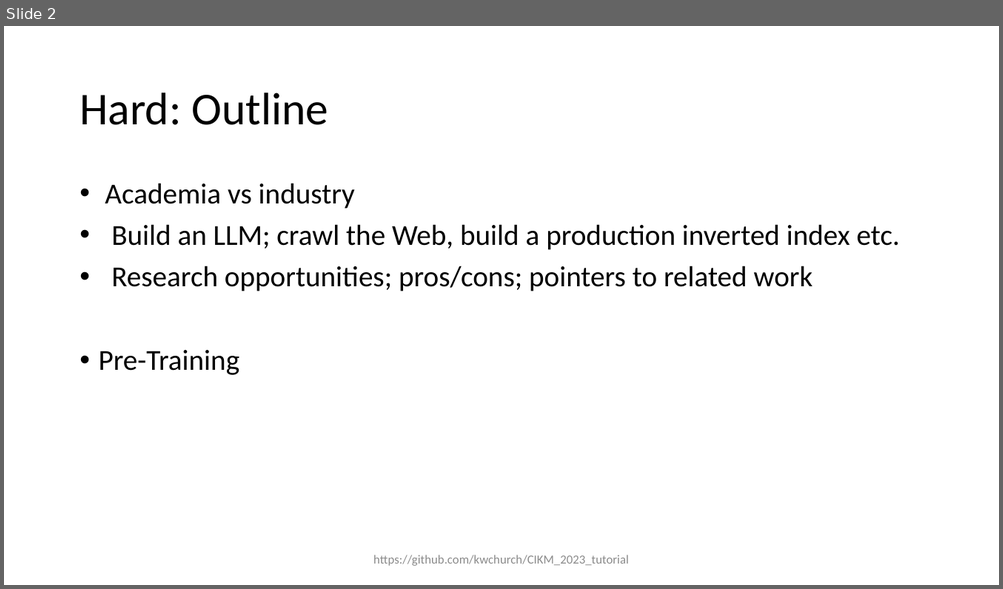
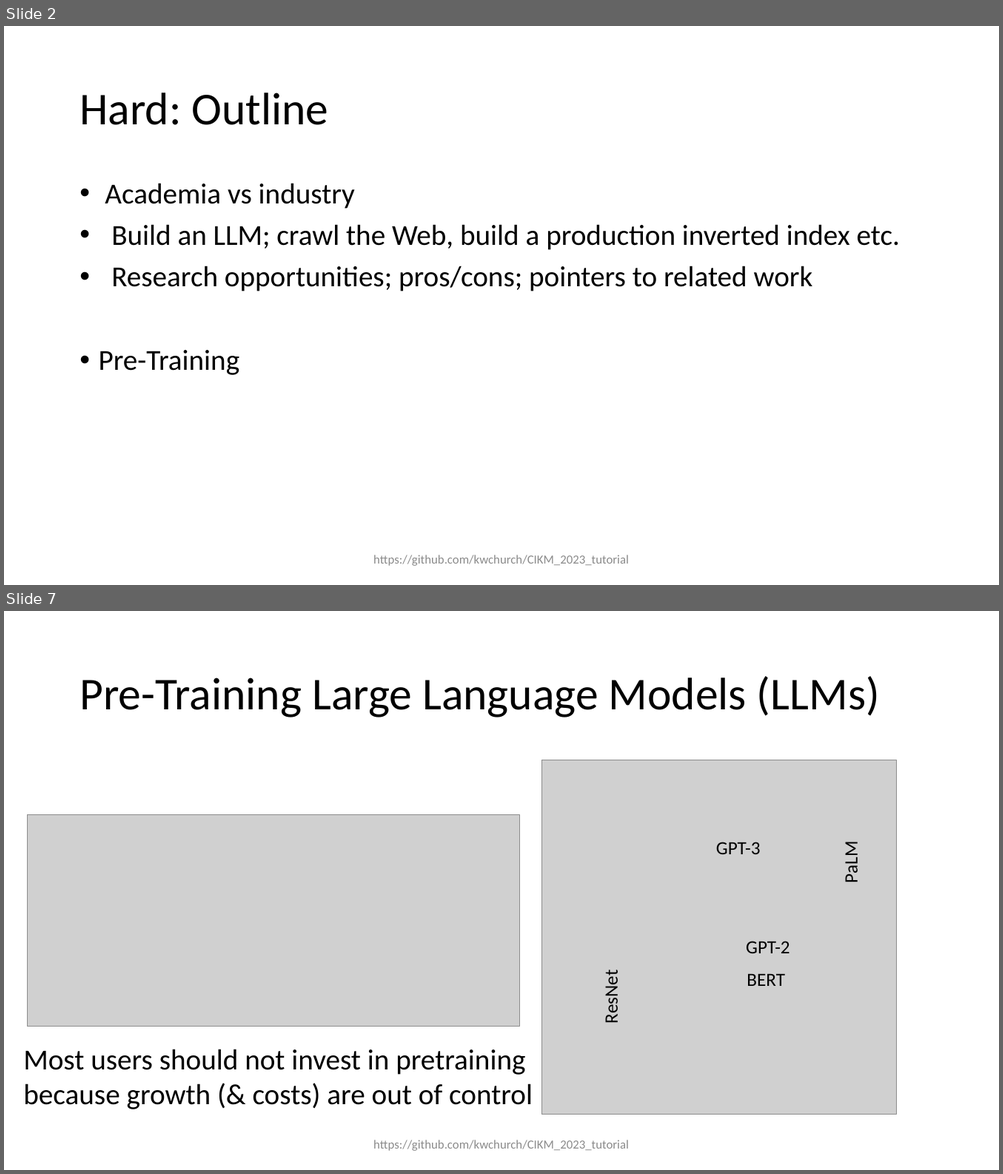
Before and after one commit to kwchurch/CIKM_2023_tutorial, a slide deck: slides/CIKM_Hard.pptx. Shown one above the other, each under a label of ours: slide 2 before the commit, slides 2 and 7 after it; the slides between them are not shown. The pictures are 1003x589 and 1003x1174 pixels, drawn with LibreOffice and Linux fonts; fonts in the diff are those of the drawing; grey boxes stand for pictures. Boxes give left, top, right and bottom in pixels: in the first picture for what was removed or moved away, otherwise in the second. Text is boxed around its words. In the diff, an @@ line names an element or a change of style, - is before the commit and + after.

```diff
--- a/slides/CIKM_Hard.pptx
+++ b/slides/CIKM_Hard.pptx
@@ slide 7 added at <box>4,611,999,1170</box>, background #FFFFFF @@
@@ title added at <box>79,676,879,718</box>, 44 pt, text #000000 @@
+Pre-Training Large Language Models (LLMs)
@@ picture added at <box>541,760,896,1116</box> @@
@@ picture added at <box>27,815,520,1027</box> @@
@@ text added at <box>716,842,760,854</box>, 18 pt, text #000000 @@
+GPT-3
@@ text added at <box>839,845,862,882</box>, 18 pt, text #000000 @@
+PaLM
@@ text added at <box>745,941,790,954</box>, 18 pt, text #000000 @@
+GPT-2
@@ text added at <box>600,975,623,1022</box>, 18 pt, text #000000 @@
+ResNet
@@ text added at <box>746,974,785,986</box>, 18 pt, text #000000 @@
+BERT
@@ text added at <box>23,1049,532,1110</box>, 28 pt, text #000000 @@
+Most users should not invest in pretraining
+because growth (& costs) are out of control
@@ text added at <box>373,1140,629,1151</box>, 12 pt, text #8C8C8C @@
+https://github.com/kwchurch/CIKM_2023_tutorial
```
Also in this commit, not shown: 4 other slides added, 10 other files.
